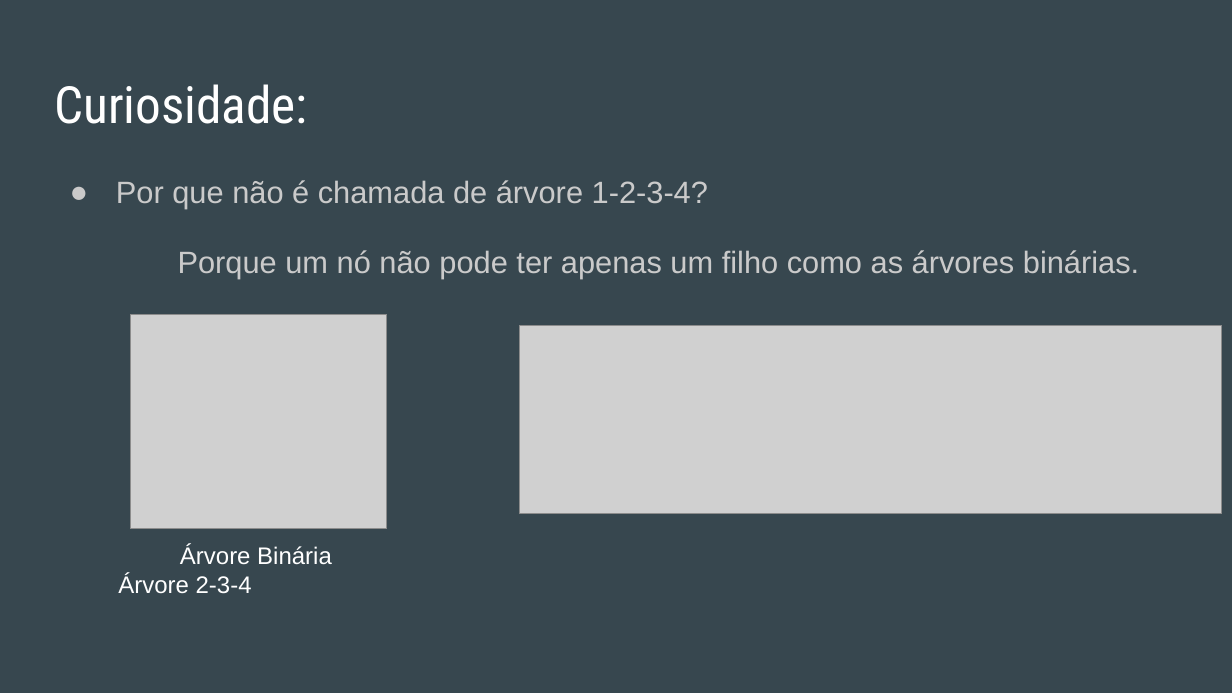
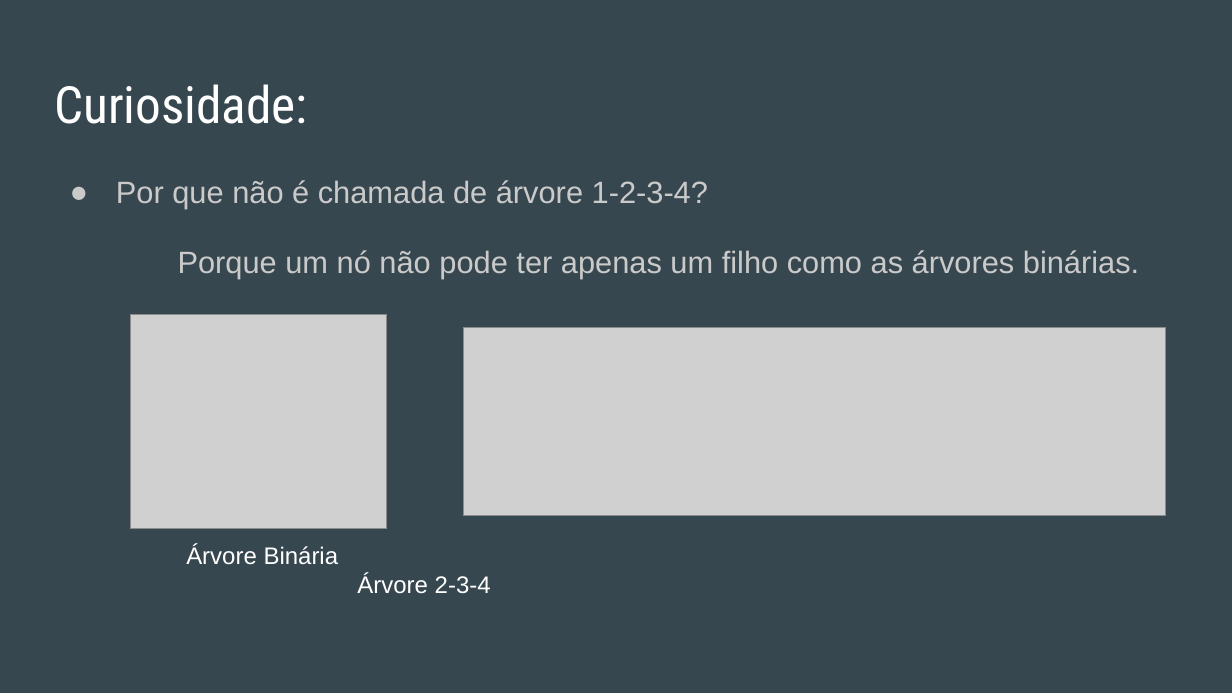
Before and after one commit to OsOperadores/ProjetoP2, a slide deck: slide 5 of Árvore 2-3-4/Árvore 2-3-4.pptx. Drawn at 1232x693 pixels with LibreOffice and Linux fonts; fonts in the diff are those of the drawing; grey boxes stand for pictures. Boxes give left, top, right and bottom in pixels: in the first picture for what was removed or moved away, otherwise in the second. Text is boxed around its words. In the diff, an @@ line names an element or a change of style, - is before the commit and + after.

```diff
--- a/Árvore 2-3-4/Árvore 2-3-4.pptx
+++ b/Árvore 2-3-4/Árvore 2-3-4.pptx
@@ picture: place and size @@
-picture at bbox=[520, 325, 1222, 514]
+picture at bbox=[463, 328, 1165, 516]
@@ text "Árvore Binária Árvore 2-3-4" rewrapped from bbox=[118, 545, 332, 594] to bbox=[186, 545, 491, 594] @@
```
Also in this commit, not shown: 10 other slides changed, 3 slides added, 1 slide removed.
